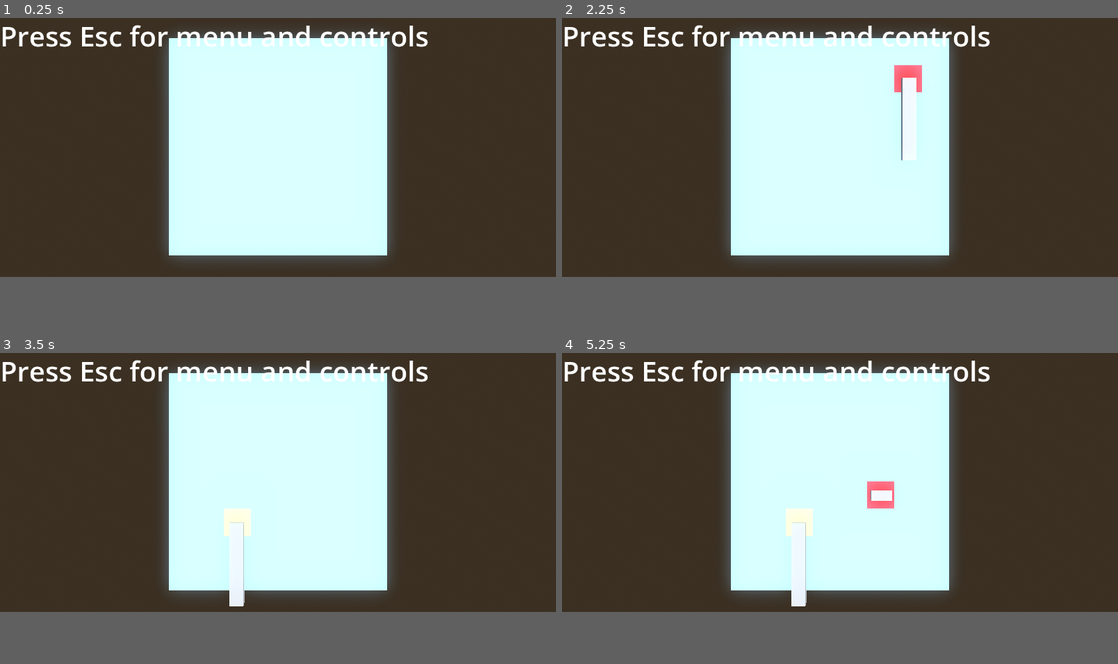
Above: before the commit, frames 1-4 (two rows, left to right).
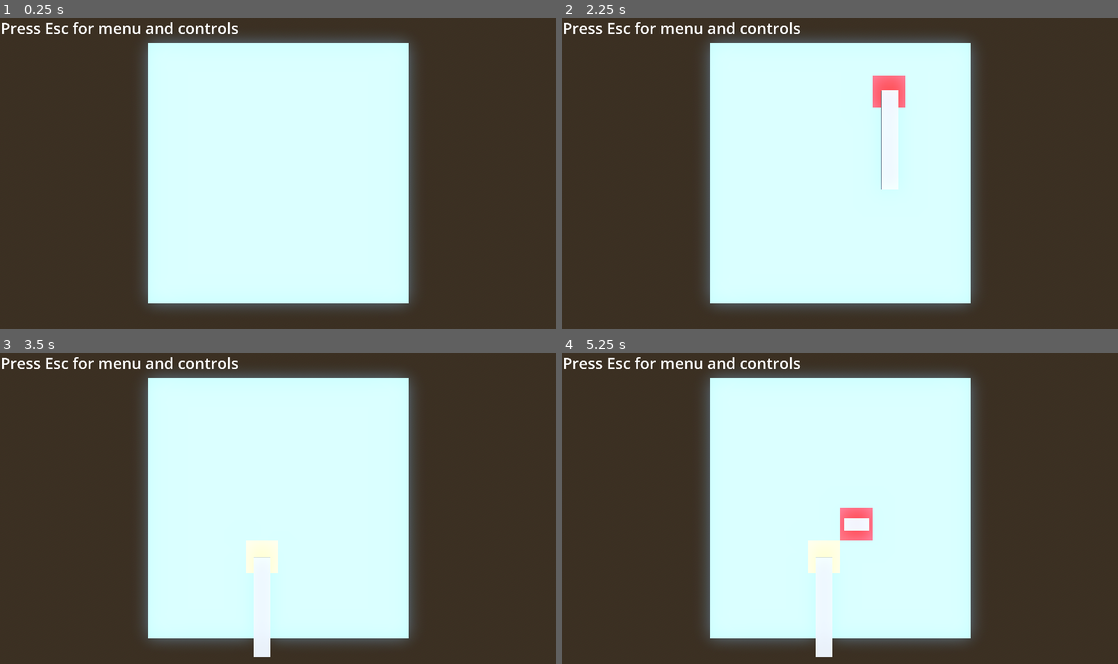
Above: after the commit, the same moments.

Repository: Qwenty228/netcentric
Game: Godot game, scene res://base_level.tscn
The game is run twice, just before and just after one commit, with the same random seed, the same clock (stepped at 60 frames per second) and the same inputs.
Inputs (mouse positions are in pixels of both pictures, inside the frame that each line leads up to):
- Up to frame 1 (0.25 s): no input
- Up to frame 2 (2.25 s): tap Enter at 0.5, 2 s; move the mouse to (962, 133) at 0.52 s; tap 1 (boat1) at 0.6 s; tap Space at 1.25 s; move the mouse to (728, 161) at 1.27 s; tap 4 (boat4) at 1.35 s; move the mouse to (895, 89) at 2.02 s; tap B (build) at 2.1 s
- Up to frame 3 (3.5 s): tap Space at 2.75 s; move the mouse to (250, 533) at 2.77 s; click (250, 533) at 2.85 s
- Up to frame 4 (5.25 s): tap Enter at 3.5 s; move the mouse to (1006, 520) at 3.52 s; tap R (rotate) at 3.6 s; tap Space at 4.25 s; move the mouse to (673, 443) at 4.27 s; tap 1 (boat1) at 4.35 s; move the mouse to (867, 480) at 5.02 s; tap 4 (boat4) at 5.1 s
In our replay, the window is 800x375 before the commit and 800x450 after it. These sizes can differ from the game's own. Grey fills any space a smaller window leaves; there, only what the larger window draws over its background counts as a difference.

The runs differ from the first frame. In frame 1, 17% of the frame differs, in the area x 0-77%, y 1-94%; in frame 2, 19%; in frame 3, 18%; in frame 4, 19%, in the area x 0-77%, y 1-98%.

Commit message:
fix: window size

Diff:
--- a/Socket/node.tscn
+++ b/Socket/node.tscn
@@ -2,7 +2,7 @@
 
 [ext_resource type="Script" path="res://node.gd" id="1_l3btm"]
 
-[node name="Node" type="Node"]
+[node name="ClientConnection" type="Node"]
 script = ExtResource("1_l3btm")
 
 [node name="Button" type="Button" parent="."]
--- a/project.godot
+++ b/project.godot
@@ -17,8 +17,9 @@
 
 [display]
 
-window/size/viewport_width=1280
-window/size/viewport_height=600
+window/size/viewport_width=2304
+window/size/viewport_height=1296
+window/stretch/mode="viewport"
 
 [input]
 
Not shown: 6 places in MeshLibaries/SpaceLibrary.tres that only renumber resources
